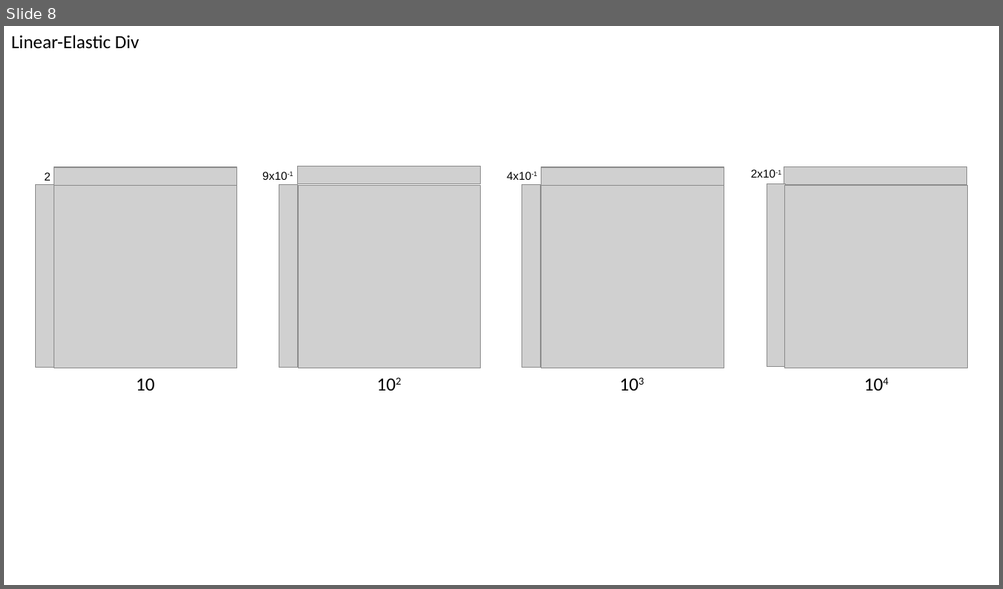
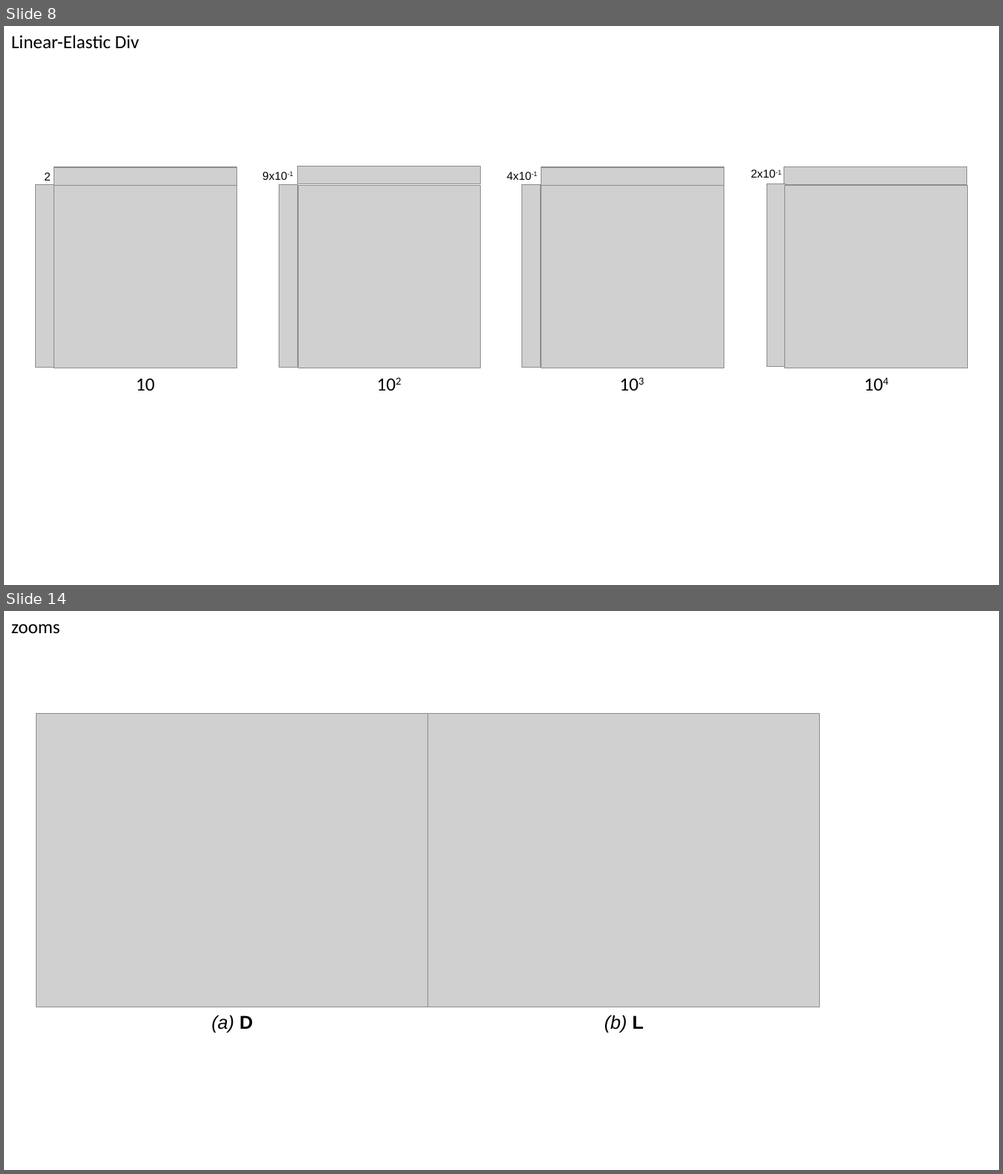
Before and after one commit to balbasty/computational-anatomy-notes, a slide deck: images/figures.pptx. Shown one above the other, each under a label of ours: slide 8 before the commit, slides 8 and 14 after it; the slides between them are not shown. The pictures are 1003x589 and 1003x1174 pixels, drawn with LibreOffice and Linux fonts; fonts in the diff are those of the drawing; grey boxes stand for pictures. Boxes give left, top, right and bottom in pixels: in the first picture for what was removed or moved away, otherwise in the second. Text is boxed around its words. In the diff, an @@ line names an element or a change of style, - is before the commit and + after.

```diff
--- a/images/figures.pptx
+++ b/images/figures.pptx
@@ slide 14 added at [4,611,999,1170], background #FFFFFF @@
@@ text added at [11,624,60,634], 18 pt, text #000000 @@
+zooms
@@ group added at [36,714,819,1034]: 2 texts, 2 pictures @@
+(a) D
+(b) L
```
Also in this commit, not shown: 1 slide changed, 4 other slides added, 5 other files.
